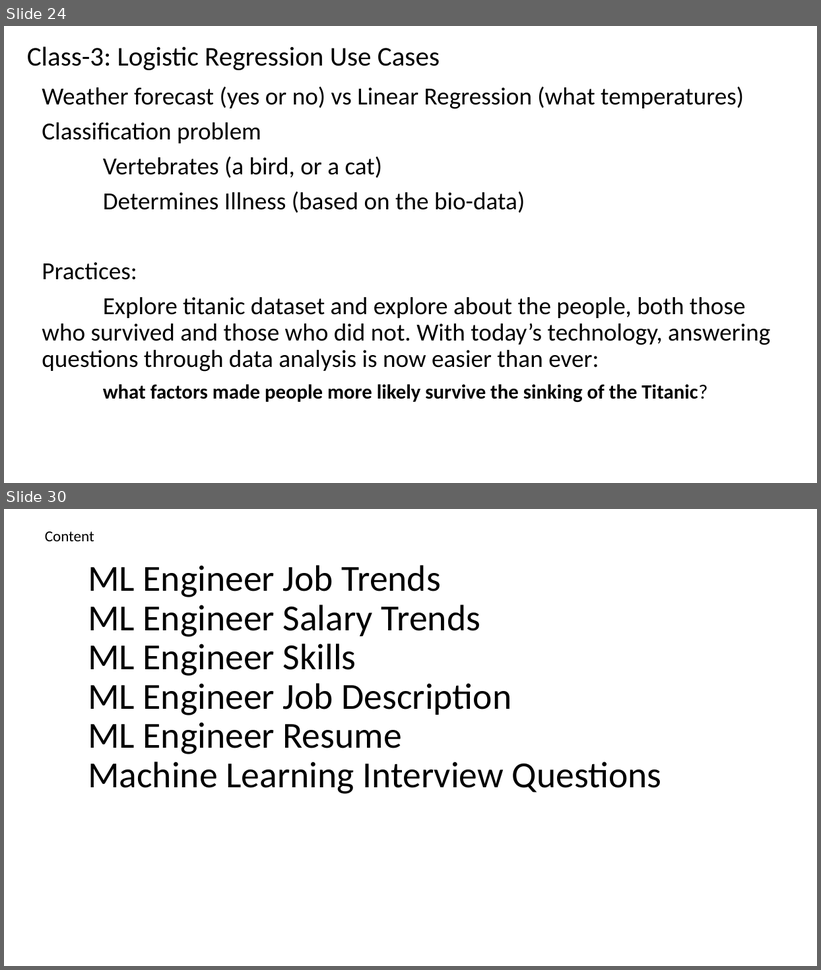
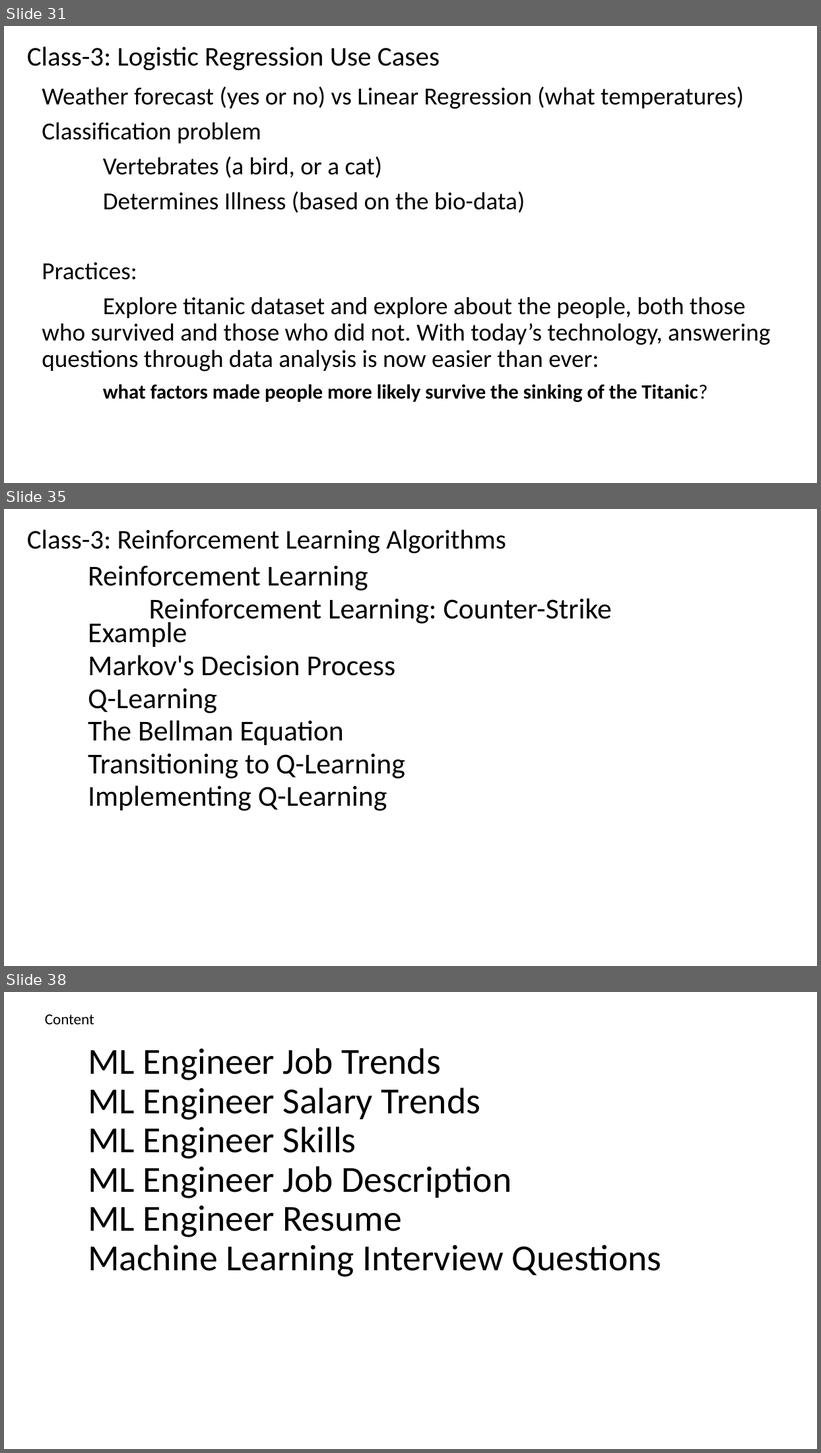
Before and after one commit to renshan2/accesspy, a slide deck: AI-ML-DL/Machine Learning.pptx. Shown one above the other, each under a label of ours: slides 24 and 30 before the commit, slides 31, 35 and 38 after it; the slides between them are not shown. The pictures are 821x970 and 821x1453 pixels, drawn with LibreOffice and Linux fonts; fonts in the diff are those of the drawing. Boxes give left, top, right and bottom in pixels: in the first picture for what was removed or moved away, otherwise in the second. Text is boxed around its words. In the diff, an @@ line names an element or a change of style, - is before the commit and + after.

```diff
--- a/AI-ML-DL/Machine Learning.pptx
+++ b/AI-ML-DL/Machine Learning.pptx
@@ slide 35 added at (4, 509, 817, 966), background #FFFFFF @@
@@ text added at (27, 529, 506, 553), 32 pt, text #000000 @@
+Class-3: Reinforcement Learning Algorithms
@@ subtitle added at (88, 566, 612, 811), 34.1 pt, text #000000 @@
+Reinforcement Learning
+Reinforcement Learning: Counter-Strike Example
+Markov's Decision Process
+Q-Learning
+The Bellman Equation
+Transitioning to Q-Learning
+Implementing Q-Learning
@@ what was slide 24 is now slide 31 @@
@@ what was slide 30 is now slide 38 @@
```
Also in this commit, not shown: 8 slides changed, 7 other slides added, 4 other files.
